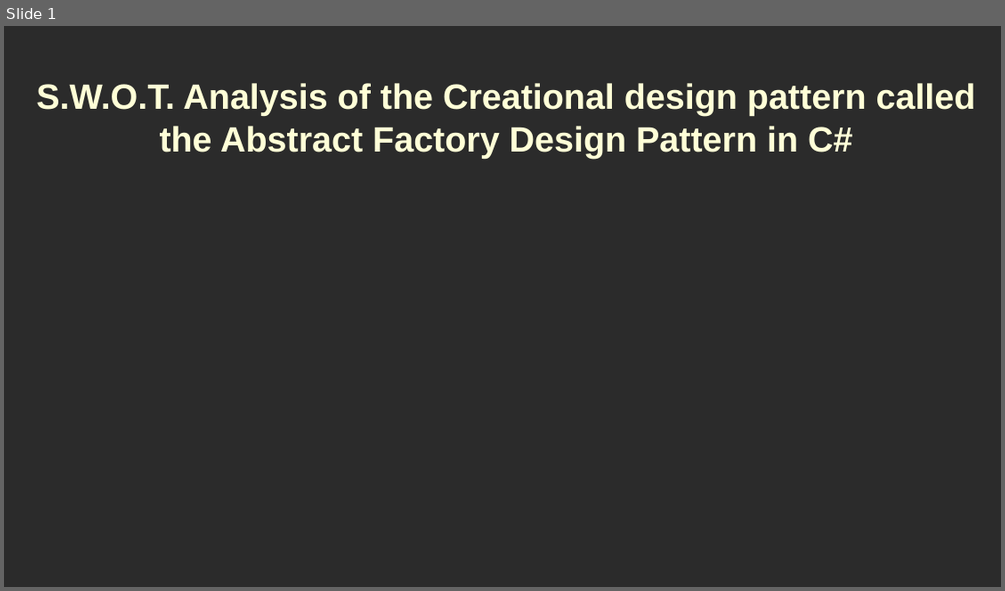
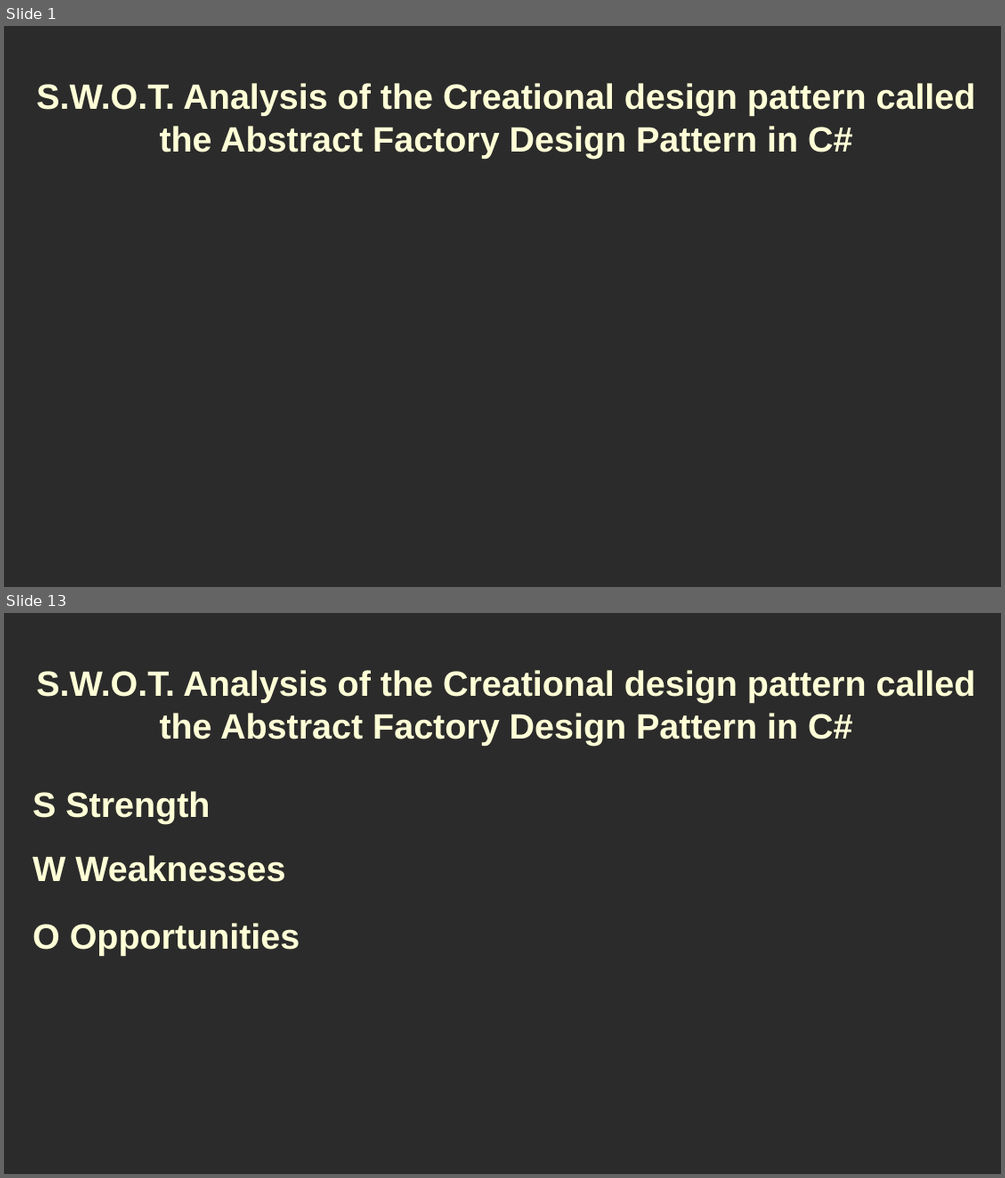
Before and after one commit to RayAndrade/CSharpStudy, a slide deck: Creational/AbstractFactory/swot/swot.odp. Shown one above the other, each under a label of ours: slide 1 before the commit, slides 1 and 13 after it; the slides between them are not shown. The pictures are 1005x591 and 1005x1178 pixels, drawn with LibreOffice and Linux fonts; fonts in the diff are those of the drawing; background and template pictures are left out; a plain dark background stands for a picture behind light text. Boxes give left, top, right and bottom in pixels: in the first picture for what was removed or moved away, otherwise in the second. Text is boxed around its words. In the diff, an @@ line names an element or a change of style, - is before the commit and + after.

```diff
--- a/Creational/AbstractFactory/swot/swot.odp
+++ b/Creational/AbstractFactory/swot/swot.odp
@@ slide 13 added at <box>4,613,1001,1174</box>, background picture (left out) @@
@@ title added at <box>36,670,976,745</box>, 28 pt, text #FFFFD7, bold @@
+S.W.O.T. Analysis of the Creational design pattern called the Abstract Factory Design Pattern in C#
@@ title added at <box>32,791,210,824</box>, 28 pt, text #FFFFD7, bold @@
+S Strength
@@ title added at <box>32,855,285,882</box>, 28 pt, text #FFFFD7, bold @@
+W Weaknesses
@@ title added at <box>32,923,300,956</box>, 28 pt, text #FFFFD7, bold @@
+O Opportunities
```
Also in this commit, not shown: 1 slide changed, 19 other slides added, 9 other files.
